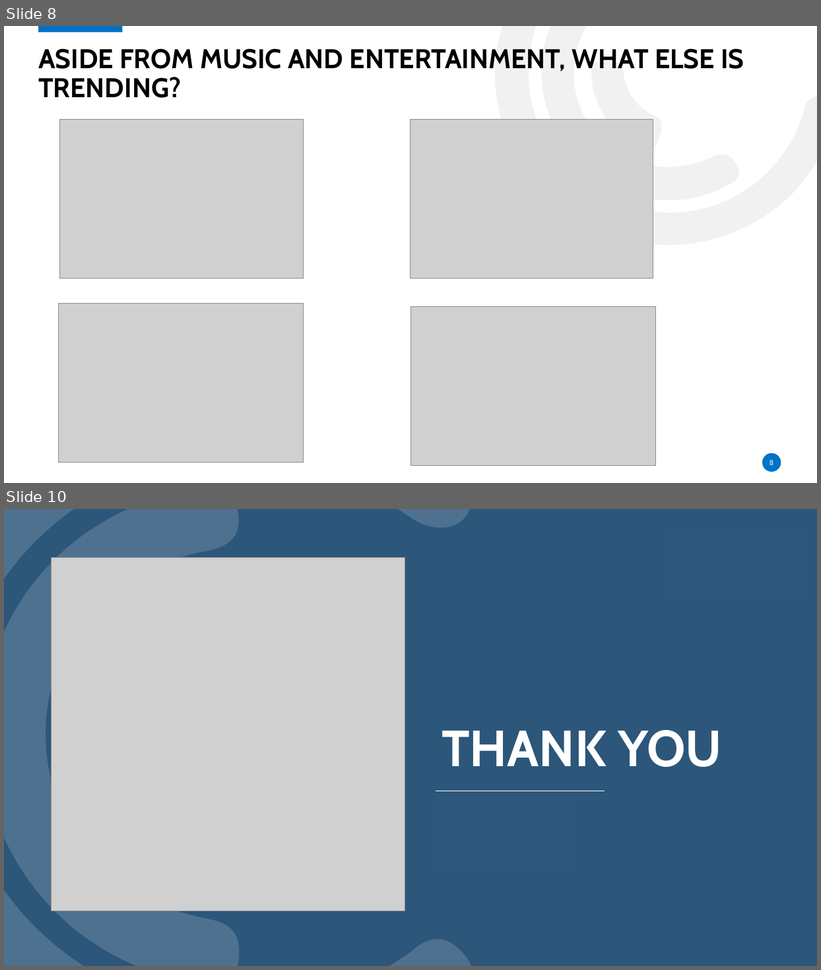
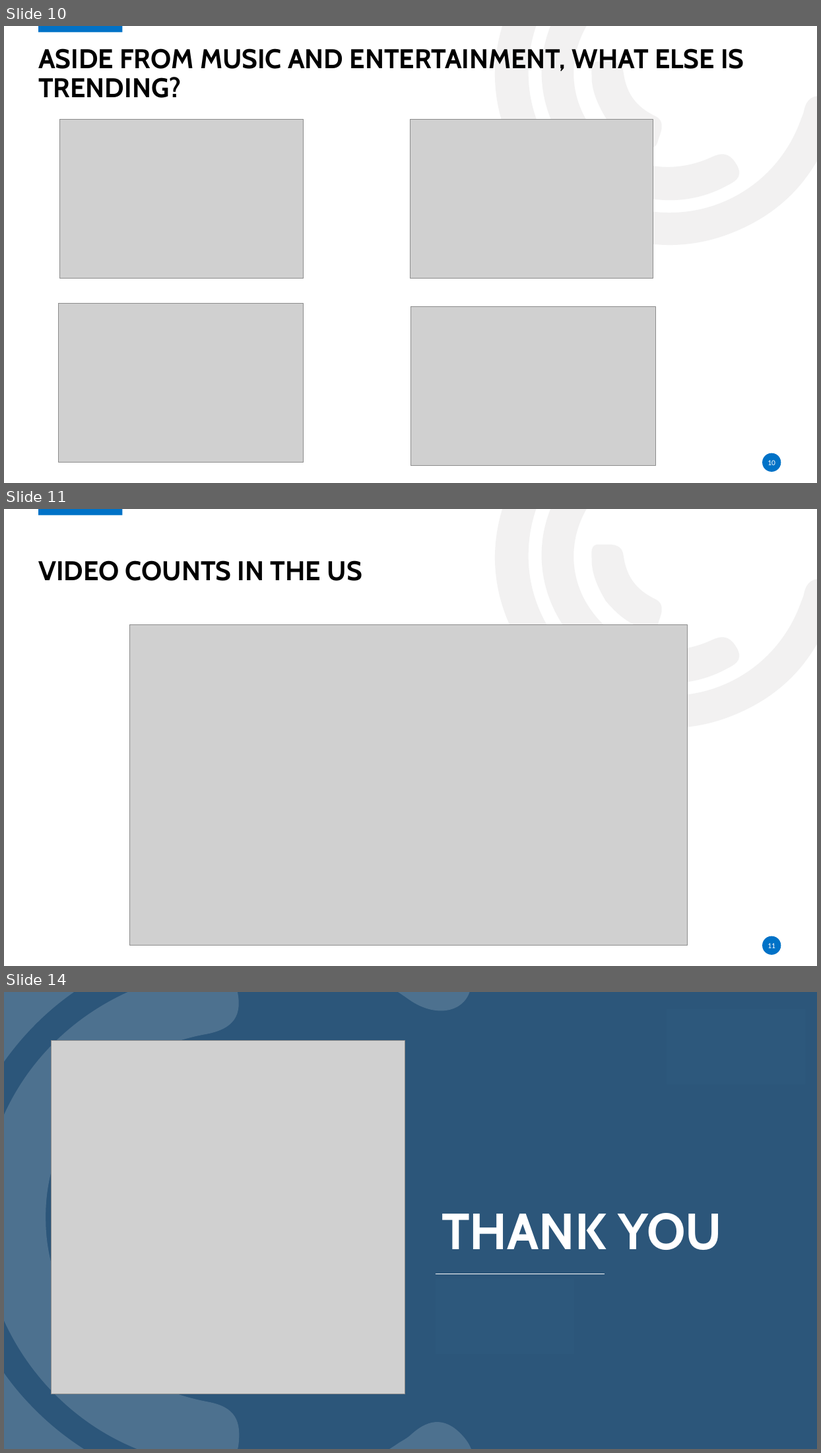
Before and after one commit to jcamacho8199/project1_grp5, a slide deck: Youtube Trending video analysis.pptx. Shown one above the other, each under a label of ours: slides 8 and 10 before the commit, slides 10, 11 and 14 after it; the slides between them are not shown. The pictures are 821x970 and 821x1453 pixels, drawn with LibreOffice and Linux fonts; fonts in the diff are those of the drawing; grey boxes stand for pictures; background and template pictures are left out. Boxes give left, top, right and bottom in pixels: in the first picture for what was removed or moved away, otherwise in the second. Text is boxed around its words. In the diff, an @@ line names an element or a change of style, - is before the commit and + after.

```diff
--- a/Youtube Trending video analysis.pptx
+++ b/Youtube Trending video analysis.pptx
@@ slide 11 added at (4, 509, 817, 966), background #FFFFFF; not listed: 5 template elements that a slide beside it also shows @@
@@ title added at (38, 560, 362, 581), 32 pt, text #000000, bold @@
+VIDEO COUNTS IN THE US
@@ picture added at (130, 625, 688, 946) @@
@@ rectangle added at (17, 910, 129, 966), fill #FFFFFF @@
@@ page number added at (768, 943, 776, 949), 9 pt, text #FFFFFF @@
+11
@@ what was slide 8 is now slide 10 @@
@@ page number at (768, 460, 776, 466): text changed @@
-8
+10
@@ what was slide 10 is now slide 14 @@
```
Also in this commit, not shown: 2 slides changed, 3 other slides added.
